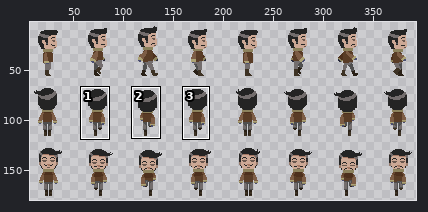
Sprite sheet, stored at assets/explorer_walk.png. The picture above shows the old version from afar; the outline marks the close-up.
Close-up. The starting point:
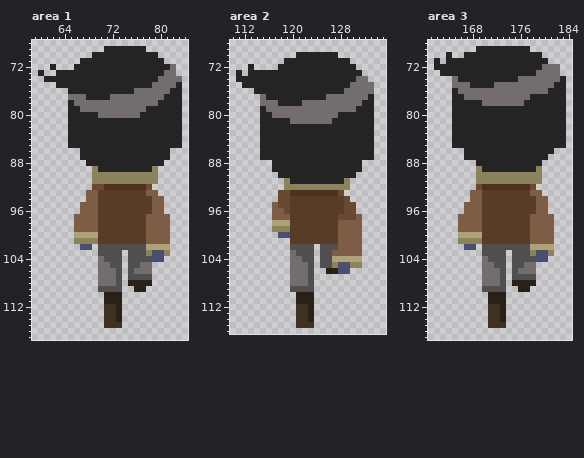
The file is 400x180 pixels. Colours within 5 levels of each other are drawn and written as one. Shown: area 1: x 59..84, y 68..117; area 2: x 110..135, y 68..116; area 3: x 161..184, y 68..117. The wide view leaves out empty margins. The commit also changed other parts of the picture, which this record leaves out.
Now the later version:
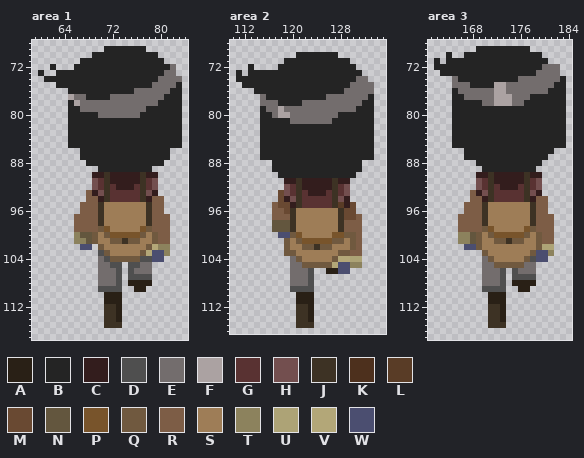
Palette (. is transparent): A #292016  B #242424  C #331d1d  D #4f4f4f  E #736d6d  F #aba2a2  G #593232  H #734f4f  J #3d3224  K #4d301d  L #593c26  M #694932  N #63563e  P #78542b  Q #70593f  R #7d5d46  S #9e7d57  T #8c825d  U #ada376  V #b3a778  W #4b4e70
Edits made:
Area 1:
y 77: x 65 E -> F
y 78: x 66 E -> F
y 89: x 69 T -> .; x 79 T -> .
y 90: x 69..79 TTTTTTTTTTT -> CCJCCCCCJCC
y 91: x 69..79 TTTTTTTTTTT -> HGJCCCCCJGH
y 92: x 69..79 MMKKKKKKKM. -> HGJGCCCGJGH
y 93: x 69..79 RLLLLLLLLRR -> CHJGGGGGJHC
y 94: x 70..78 LLLLLLLLL -> CJGGGGGJC
y 95..96: x 70..78 LLLLLLLLL -> JSSSSSSSJ
y 97..98: x 70..78 LLLLLLLLR -> JSSSSSSSJ
y 99: x 70..78 LLLLLLLLR -> QPSSSSSPQ
y 100: x 66..79 UUUULLLLLLLLRR -> TNNQSQPPPPPQSQ
y 101: x 68..79 TTLLLLLLLLRR -> NQSSQQJQQSSQ
y 102: x 70..81 DDDDDDDDUUUU -> QSSSSSSSQVTT
y 103: x 71..78 DDD.DDDT -> QSSSSSQV
y 104: x 72..76 DD.DD -> QQQQQ
Area 2:
y 79: x 118 E -> F
y 80: x 118..119 EE -> FF
y 91: x 119..129 TBBBBBBBBBT -> CCJCCCCCJCC
y 92: x 119..129 TTTTTTTTTTT -> HGJCCCCCJGH
y 93: x 119..129 MKKKKKKKKM. -> HGJGCCCGJGH
y 94: x 119..129 MLLLLLLLLLM -> CHJGGGGGJHC
y 95: x 120..127 LLLLLLLL -> CJGGGGGJ; x 129 M -> C
y 96: x 120..128 LLLLLLLLL -> JSSSSSSSJ
y 97: x 120..128 LLLLLLLLM -> JSSSSSSSJ
y 98: x 117..128 UUULLLLLLLLR -> NNNJSSSSSSSJ
y 99: x 117..128 TTTLLLLLLLLR -> NNNJSSSSSSSJ
y 100: x 120..130 LLLLLLLLRRR -> QPSSSSSPPQQ
y 101: x 119..130 .LLLLLLLLRRR -> QSQPPPPPQQSQ
y 102: x 119..130 .DDDD.DDDRRR -> QSSQQJQQSSSQ
y 103: x 119..129 .EDDD.DDRRR -> QQSSSSSSSQQ
y 104: x 121..129 EDD.DDUUU -> QSSSSSQVV
y 105: x 122..127 ED.DDT -> QQQQQV
Area 3:
y 75..76: x 172..173 EE -> FF
y 77..78: x 172..174 EEE -> FFF
y 89: x 169 T -> .; x 179 T -> .
y 90: x 169..179 TTTTTTTTTTT -> CCJCCCCCJCC
y 91: x 169..179 TTTTTTTTTTT -> HGJCCCCCJGH
y 92: x 169..179 MKKKKKKKKM. -> HGJGCCCGJGH
y 93: x 169..179 RLLLLLLLLRR -> CHJGGGGGJHC
y 94: x 170..178 LLLLLLLLL -> CJGGGGGJC
y 95..96: x 170..178 LLLLLLLLL -> JSSSSSSSJ
y 97..98: x 170..178 LLLLLLLLR -> JSSSSSSSJ
y 99: x 170..178 LLLLLLLLR -> QPSSSSSPQ
y 100: x 166..179 UUUULLLLLLLLRR -> TTNQSQPPPPPQSQ
y 101: x 168..179 TTLLLLLLLLRR -> NQSSQQJQQSSQ
y 102: x 169..179 .DDDDDDDDUU -> QSSSSSSSSSQ
y 103: x 170..178 DDDD.DDDT -> QSSSSSSSQ
y 104: x 171..177 DDD.DDD -> QSSSSSQ
y 105: x 172..176 DD.DD -> QQQQQ
